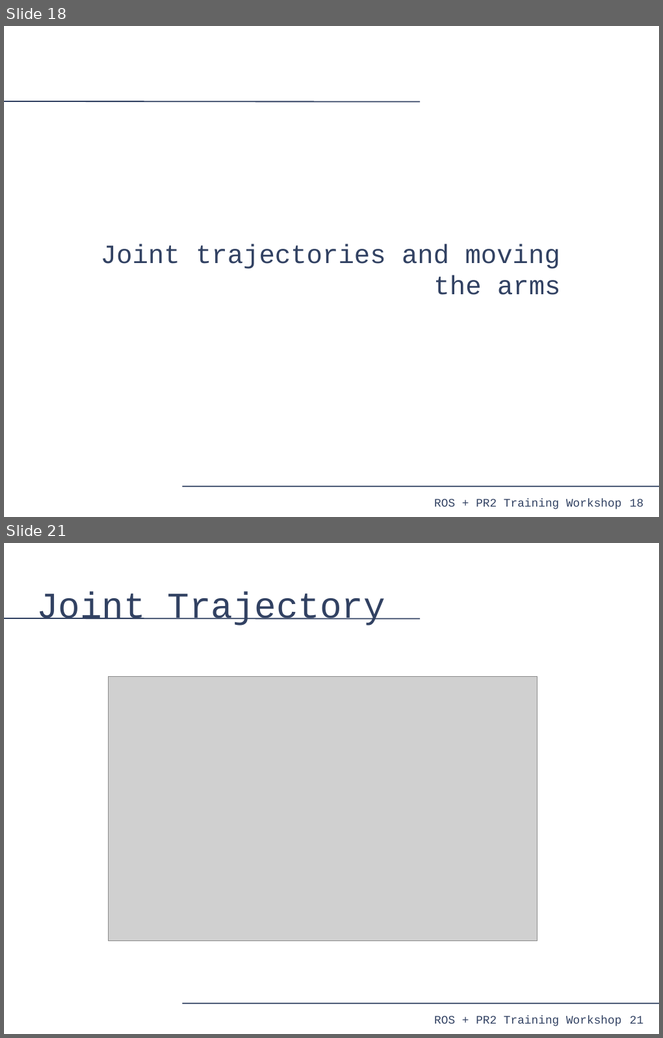
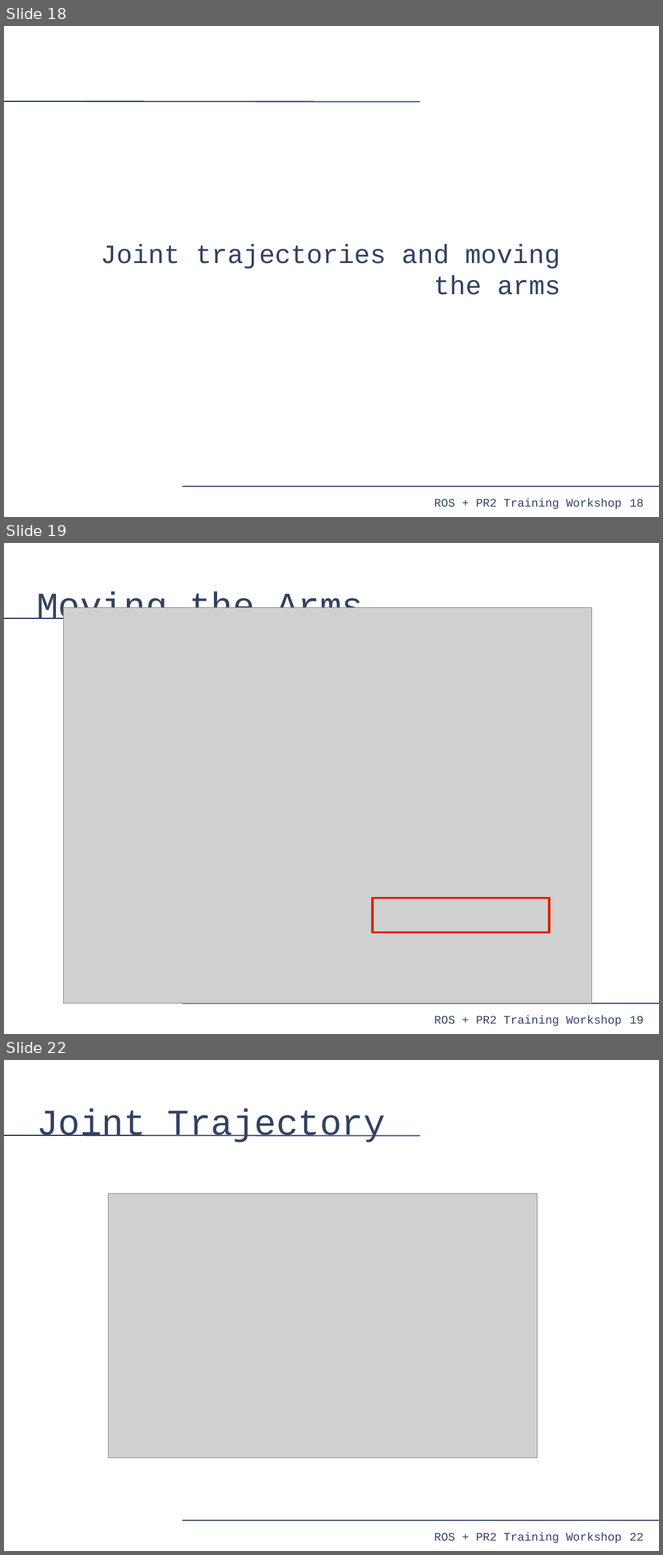
Before and after one commit to PR2/pr2_docs, a slide deck: pr2_training_workshop/moving_mechanism/slides.odp. Shown one above the other, each under a label of ours: slides 18 and 21 before the commit, slides 18, 19 and 22 after it; the slides between them are not shown. The pictures are 663x1038 and 663x1555 pixels, drawn with LibreOffice and Linux fonts; fonts in the diff are those of the drawing; grey boxes stand for pictures. Boxes give left, top, right and bottom in pixels: in the first picture for what was removed or moved away, otherwise in the second. Text is boxed around its words. In the diff, an @@ line names an element or a change of style, - is before the commit and + after.

```diff
--- a/pr2_training_workshop/moving_mechanism/slides.odp
+++ b/pr2_training_workshop/moving_mechanism/slides.odp
@@ slide 19 added at [4,543,659,1034], background #FFFFFF; not listed: 4 template elements that a slide beside it also shows @@
@@ title added at [36,592,363,627], 44 pt, text #314162 @@
+Moving the Arms
@@ picture added at [63,607,592,1004] @@
@@ rectangle added at [373,899,550,933], outline #DC2300 2.89 pt @@
@@ what was slide 21 is now slide 22 @@
@@ page number at [630,1533,644,1541]: text changed @@
-21
+22
```
Also in this commit, not shown: 3 other slides added, 2 slides removed.
